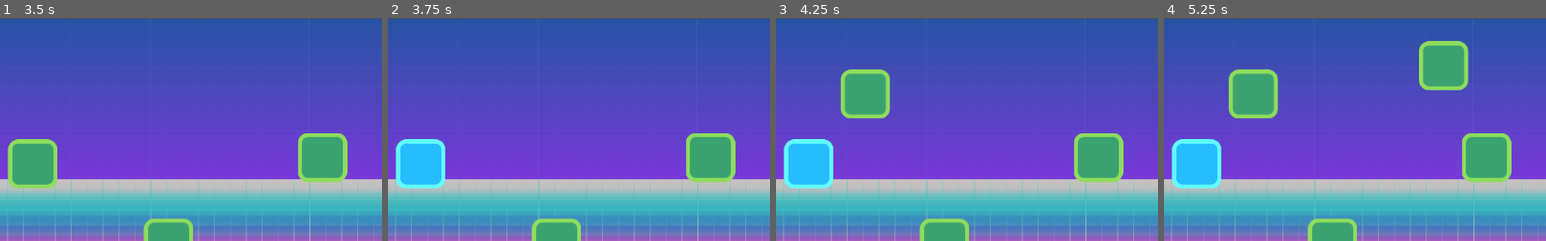
Above: before the commit, frames 1-4 (left to right).
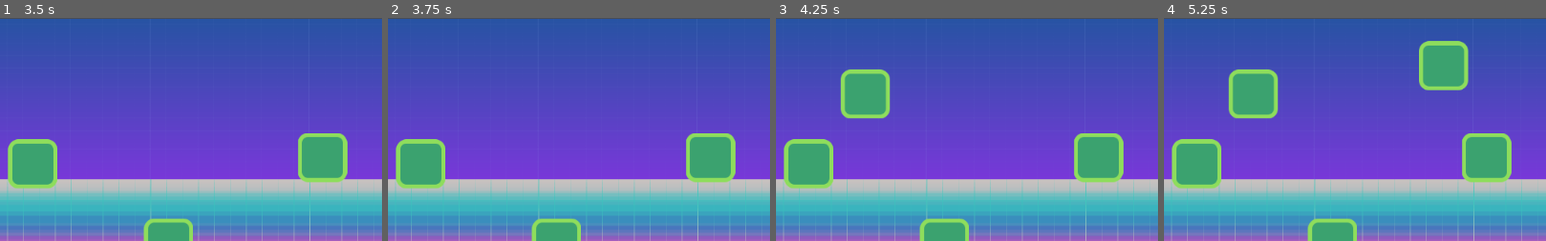
Above: after the commit, the same moments.

Repository: KatheeHDS/TF_TIDM
Game: Godot game, scene res://src/Main.tscn
The game is run twice, just before and just after one commit, with the same random seed, the same clock (stepped at 60 frames per second) and the same inputs.
Inputs (mouse positions are % of the whole screen's width and height, from its top left):
- Up to frame 1 (3.5 s): tap Enter at 0.5, 2 s; move the mouse to (49, 50) at 0.52 s; click (49, 50) at 0.67 s; tap Space (debug_plant) at 1.25, 2.75 s; move the mouse to (30, 55) at 1.27 s; click (30, 55) at 1.42 s; move the mouse to (70, 31) at 2.02 s; click (70, 31) at 2.17 s; move the mouse to (45, 70) at 2.77 s; click (45, 70) at 2.92 s
- Up to frame 2 (3.75 s): tap Enter at 3.5 s; move the mouse to (32, 33) at 3.52 s; click (32, 33) at 3.67 s
- Up to frame 3 (4.25 s): tap Space (debug_plant) at 4.15 s
- Up to frame 4 (5.25 s): move the mouse to (39, 17) at 4.27 s; click (39, 17) at 4.42 s; tap Space (debug_plant) at 5 s; move the mouse to (55, 50) at 5.02 s; click (55, 50) at 5.17 s
The pictures show only the part of the screen within x 27-77%, y 0-50%; the shares and areas given below are measured in that part.

Frame 1 is identical in both runs. In frame 2, 2.8% of the frame differs, in the area x 2-15%, y 54-77%; in frame 3, 2.8%; in frame 4, 2.8%.
Error after the commit: Parse Error: The identifier "tex1" isn't declared in the current scope. (res://src/Actors/Plant.gd:22)

Commit message:
Dictionary Ecosystem{} with all plants and stats

Diff:
--- a/PlantManager.gd
+++ b/PlantManager.gd
@@ -5,9 +5,33 @@
 var Planta = preload("res://src/Actors/Plant.tscn")
 # Diccionari = {"id" : ["nom planta", HP inicial, "tipus", "color"],...}
 var Ecosystem = {
-	0:{name = "Bleda", hp = 70, type = "vegetable", color = "green"},
-	1:{name = "Tomàquet", hp = 50, type = "vegetable", color = "red"},
-	2:{name = "Col", hp = 60, type = "vegetable", color = "blue"}
+	0:{name = "Chard", water = 5, sun = 5, type = "crop", color = "green"},
+	1:{name = "Tomato", water = 5, sun = 7.5, type = "crop", color = "red"},
+	2:{name = "Corn", water = 5, sun = 7.5, type = "crop", color = "blue"},
+	3:{name = "Eggplant", water = 7, sun = 10.5, type = "crop", color = "purple"},
+	4:{name = "Potato", water = 7, sun = 10.5, type = "crop", color = "yellow"},
+	5:{name = "Pumpkin", water = 7, sun = 10.05, type = "crop", color = "orange"},
+	6:{name = "Cabbage", water = 9, sun = 13.5, type = "crop", color = "turquoise"},
+	7:{name = "Truffle", water = 9, sun = 13.5, type = "crop", color = "black"},
+	8:{name = "Turnip", water = 10, sun = 15, type = "crop", color = "white"},
+	9:{name = "Mum", water = 5, sun = 5, type = "flower", color = "green"},
+	10:{name = "Rose", water = 5, sun = 5, type = "flower", color = "red"},
+	11:{name = "Forget", water = 5, sun = 5, type = "flower", color = "blue"},
+	12:{name = "Violet", water = 7, sun = 7, type = "flower", color = "purple"},
+	13:{name = "Daffodil", water = 7, sun = 7, type = "flower", color = "yellow"},
+	14:{name = "Hibiscus", water = 7, sun = 7, type = "flower", color = "orange"},
+	15:{name = "Hyacynth", water = 9, sun = 9, type = "flower", color = "turquoise"},
+	16:{name = "Tulip", water = 9, sun = 9, type = "tree", color = "black"},
+	17:{name = "Daisy", water = 10, sun = 10, type = "tree", color = "white"},
+	18:{name = "Pear", water = 5, sun = 10, type = "tree", color = "green"},
+	19:{name = "Cherry", water = 5, sun = 7.5, type = "tree", color = "red"},
+	20:{name = "Blueberry", water = 5, sun = 10, type = "tree", color = "blue"}, #TODO CHANGE COLOR OF SPRITE
+	21:{name = "Grape", water = 7, sun = 14, type = "tree", color = "purple"},
+	22:{name = "Lemon", water = 7, sun = 14, type = "tree", color = "yellow"},
+	23:{name = "Mandarine", water = 7, sun = 14, type = "tree", color = "orange"},
+	24:{name = "Figtree", water = 9, sun = 18, type = "tree", color = "turquoise"}, #TODO CHANGE COLOR OF SPRITE
+	25:{name = "Blackberry", water = 9, sun = 18, type = "tree", color = "black"},
+	26:{name = "Apple", water = 10, sun = 20, type = "tree", color = "white"},
 }
 # crear diccionari on s'emmagatzemin les plantes creades
 var next_id = 0
@@ -27,9 +51,9 @@
 	var nova_planta = Planta.instance() # Afegeix una nova planta a la llista de plantes existents
 	var selected_plant = randi() % Ecosystem.size() #tria un numero random del 0 al (total de plantes existents)
 	nova_planta.set_position(Vector2(rand_range(-200,200), rand_range(-100, 200)))
-	nova_planta.initialize(Ecosystem[selected_plant], next_id)
 	habitat[next_id] = nova_planta #afegim la nova planta a la llista de plants
 	add_child(nova_planta)
+	nova_planta.initialize(Ecosystem[selected_plant], next_id)
 	nova_planta.connect("harvested", self, "on_plant_harvested", [next_id])
 	next_id += 1
 
--- a/src/Actors/Plant.gd
+++ b/src/Actors/Plant.gd
@@ -5,11 +5,11 @@
 export var num_crop = 0 #variable global -> Compta el total de plantes des de l'inici
 var num_water = 0 #variable local
 var max_hp = 100
-var tex2 = preload("res://Assets/player2.png")
-var tex3 = preload("res://Assets/player3.png")
-onready var Player_sprite = $PlayerSprite #get_node("PlayerSprite")
+var textures = []
+onready var Plant_sprite = $PlantSprite #get_node("PlantSprite")
 var name_plant
-var hp
+var water # nombre de clicks
+var sun # delta de temps per passar d'stage
 
 func _ready():
 	connect("clicked",self, "on_watered")
@@ -19,7 +19,10 @@
 	self.hp = plant_data["hp"] #
 	self.name_plant = plant_data["name"] #
 	self.num_crop = plant_id #Es una script variable que cal exportar!
-
+	tex1 = load("res://Assets/Plants/" + name_plant + "_1.png")
+	tex2 = load("res://Assets/Plants/" + name_plant + "_2.png")
+	tex3 = load("res://Assets/Plants/" + name_plant + "_3.png")
+	tex4 = load("res://Assets/Plants/" + name_plant + "_4.png")
 
 func on_watered():
 	num_water += 1 #DEBUG counter
@@ -27,11 +30,15 @@
 	hp += 10 #increase value of hp by 10 points
 	if hp <= 0:
 		print("Error en ", name_plant, " ", num_crop, "HP NEGATIU") #DEBUG
-	elif hp == 80:
-		Player_sprite.texture = tex2
+	elif hp <= 50:
+		Plant_sprite.texture = tex1
+	elif hp <= 60:
+		Plant_sprite.texture = tex2
+	elif hp <= 80:
+		Plant_sprite.texture = tex3
 	elif hp == max_hp:
 		print(name_plant, " ", num_crop, " is fully grown!")
-		Player_sprite.texture = tex3
+		Plant_sprite.texture = tex4
 	elif hp > max_hp:
 		print(name_plant, " ", num_crop, " harvested!")
 		emit_signal("harvested")
--- a/src/Actors/Plant.tscn
+++ b/src/Actors/Plant.tscn
@@ -9,8 +9,9 @@
 [node name="Plant" type="KinematicBody2D"]
 input_pickable = true
 script = ExtResource( 2 )
+num_crop = null
 
-[node name="PlayerSprite" type="Sprite" parent="."]
+[node name="PlantSprite" type="Sprite" parent="."]
 position = Vector2( 3.8147e-06, -7.62939e-06 )
 scale = Vector2( 0.6875, 0.6875 )
 texture = ExtResource( 1 )
